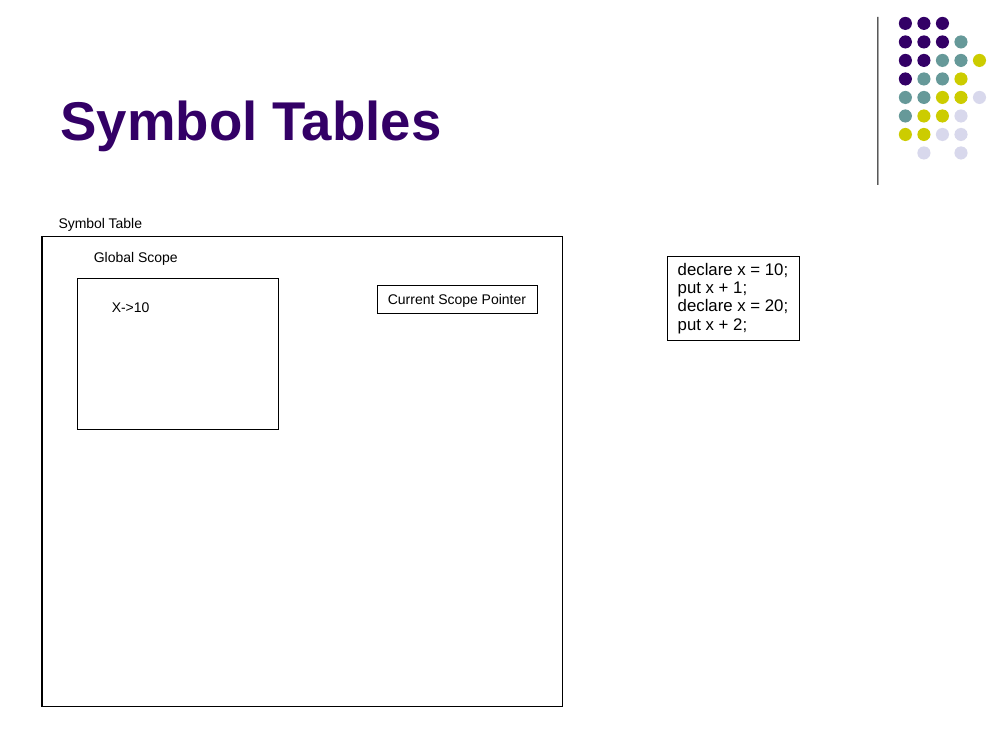
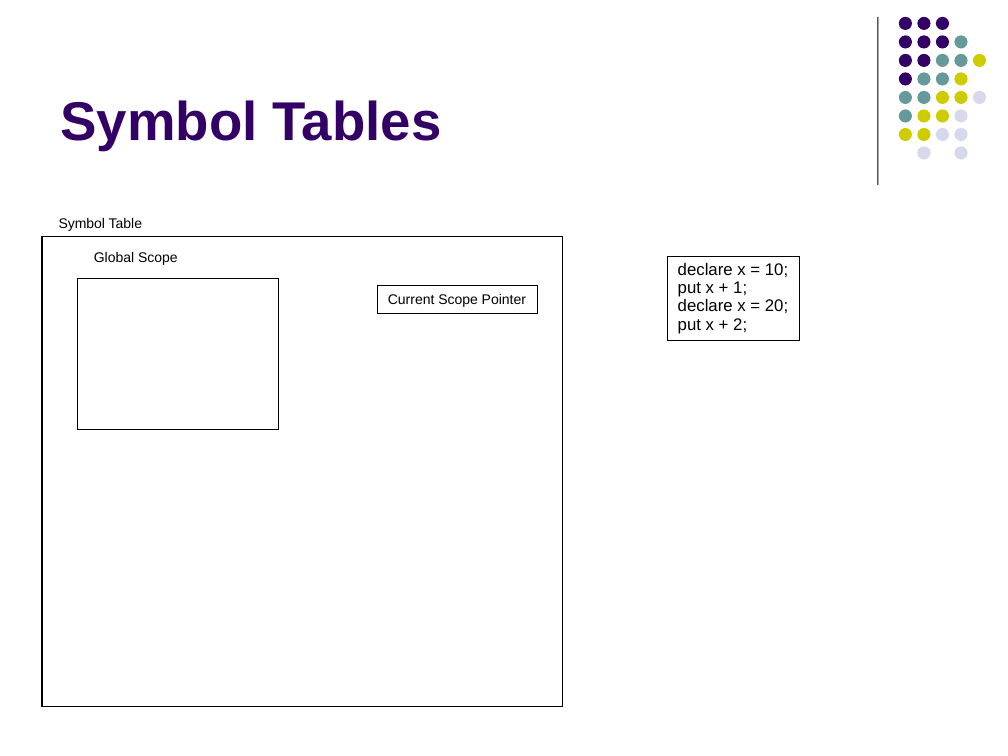
Before and after one commit to lutzhamel/CSC402, a slide deck: slide 21 of notes/csc402-ln010.pptx. Drawn at 1008x756 pixels with LibreOffice and Linux fonts; fonts in the diff are those of the drawing. Boxes give left, top, right and bottom in pixels: in the first picture for what was removed or moved away, otherwise in the second. Text is boxed around its words. In the diff, an @@ line names an element or a change of style, - is before the commit and + after.

```diff
--- a/notes/csc402-ln010.pptx
+++ b/notes/csc402-ln010.pptx
@@ text removed at bbox=[112, 302, 150, 312] @@
-X->10
```
Also in this commit, not shown: 5 other slides changed, 4 other files.
